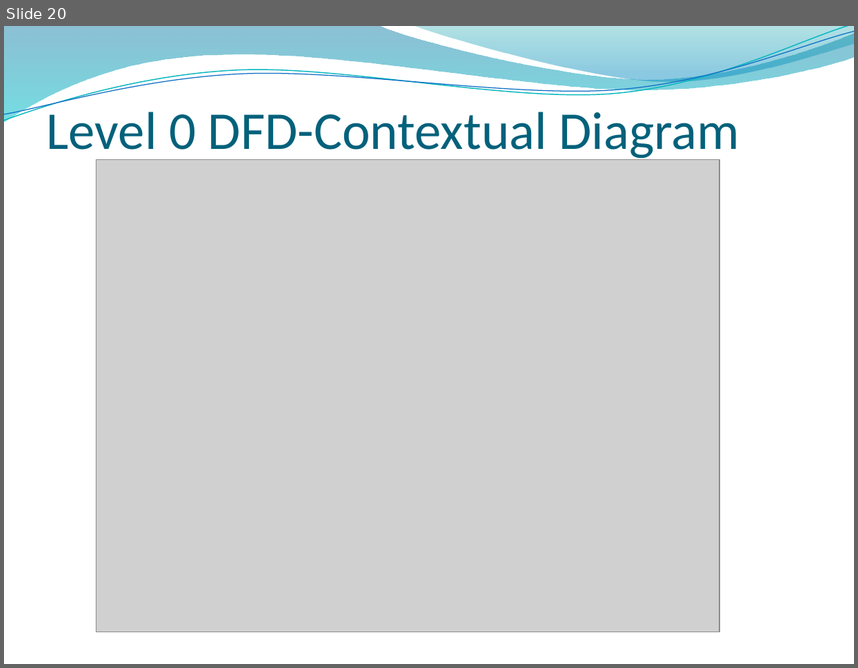
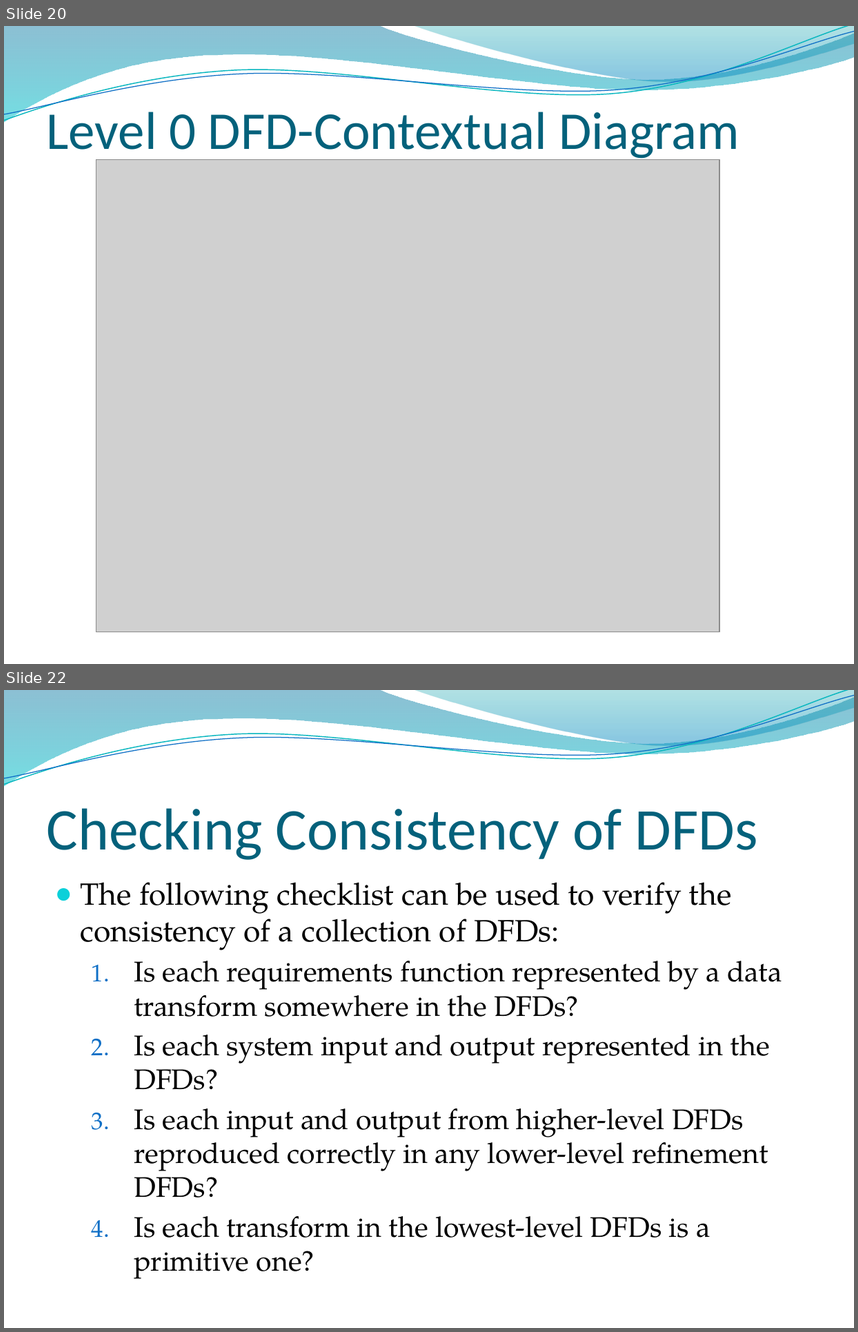
Before and after one commit to abdulsaboor938/Semester-4, a slide deck: Software Engineering/Slides/Lecture 9.pptx. Shown one above the other, each under a label of ours: slide 20 before the commit, slides 20 and 22 after it; the slides between them are not shown. The pictures are 858x668 and 858x1332 pixels, drawn with LibreOffice and Linux fonts; fonts in the diff are those of the drawing; grey boxes stand for pictures; background and template pictures are left out. Boxes give left, top, right and bottom in pixels: in the first picture for what was removed or moved away, otherwise in the second. Text is boxed around its words. In the diff, an @@ line names an element or a change of style, - is before the commit and + after.

```diff
--- a/Software Engineering/Slides/Lecture 9.pptx
+++ b/Software Engineering/Slides/Lecture 9.pptx
@@ slide 22 added at [4, 690, 854, 1328], background picture (left out); not listed: 4 template elements that a slide beside it also shows @@
@@ title added at [47, 808, 758, 860], 50 pt, text #04617B @@
+Checking Consistency of DFDs
@@ text added at [81, 882, 782, 1279], 24 pt, text #000000 @@
+● The following checklist can be used to verify the consistency of a collection of DFDs:
+  1. Is each requirements function represented by a data transform somewhere in the DFDs?
+  2. Is each system input and output represented in the DFDs?
+  3. Is each input and output from higher-level DFDs reproduced correctly in any lower-level refinement DFDs?
+  4. Is each transform in the lowest-level DFDs is a primitive one?
```
Also in this commit, not shown: 1 slide changed, 2 other slides added, 5 other files.
